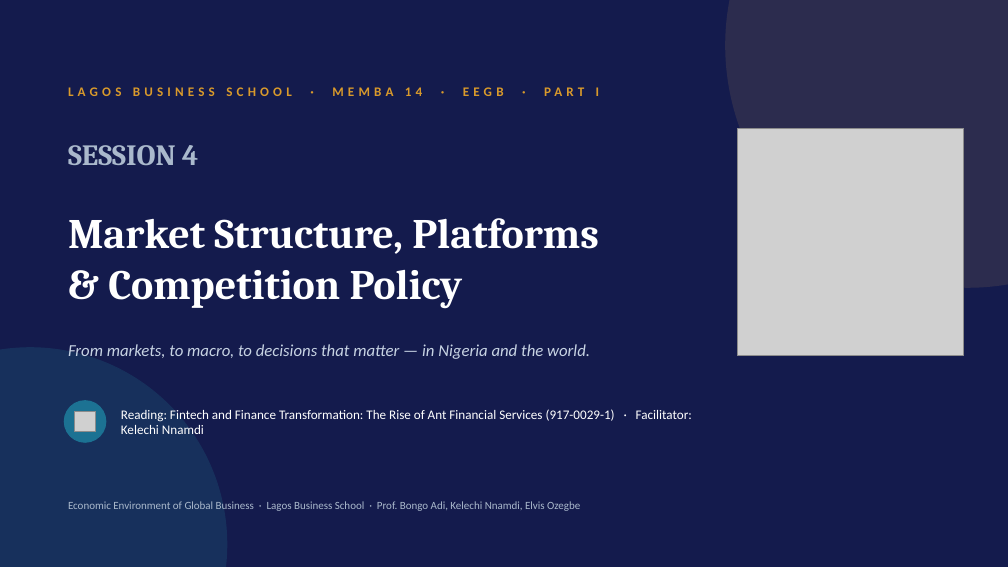
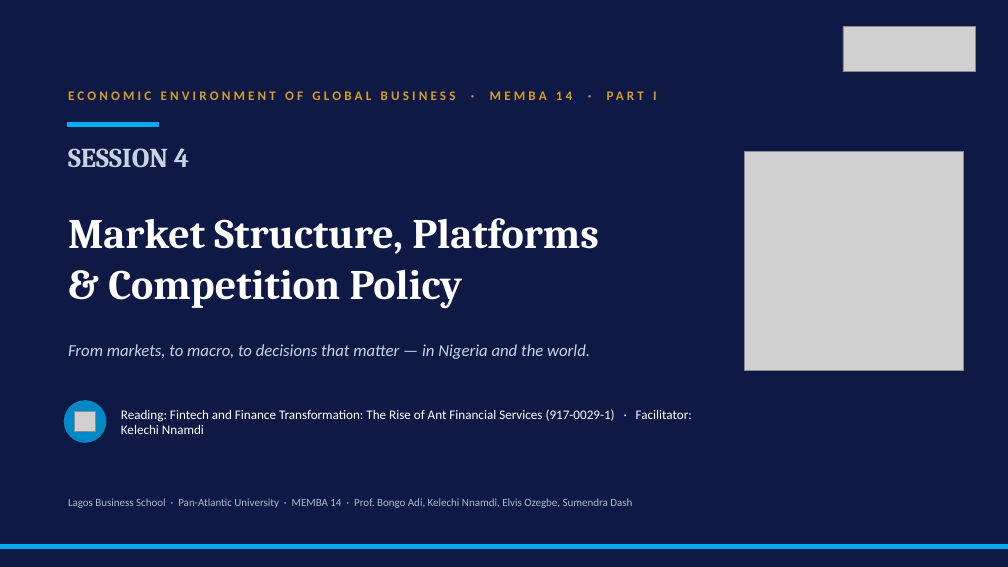
Before and after one commit to adibongo/eegb, a slide deck: slide 1 of sessions/s04/slides/EEGB_S04_Market_Structure_Platforms_Competition_Policy.pptx. Drawn at 1008x567 pixels with LibreOffice and Linux fonts; fonts in the diff are those of the drawing; grey boxes stand for pictures; background and template pictures are left out. Boxes give left, top, right and bottom in pixels: in the first picture for what was removed or moved away, otherwise in the second. Text is boxed around its words. In the diff, an @@ line names an element or a change of style, - is before the commit and + after.

```diff
--- a/sessions/s04/slides/EEGB_S04_Market_Structure_Platforms_Competition_Policy.pptx
+++ b/sessions/s04/slides/EEGB_S04_Market_Structure_Platforms_Competition_Policy.pptx
@@ background #141B4D to picture (left out) @@
@@ ellipse removed at (726,0,1008,287) @@
@@ picture added at (843,26,975,72) @@
@@ text at (68,91,656,100): text changed @@
-LAGOS BUSINESS SCHOOL · MEMBA 14 · EEGB · PART I
+ECONOMIC ENVIRONMENT OF GLOBAL BUSINESS · MEMBA 14 · PART I
@@ text "SESSION 4" at (68,148,189,168): size 28 to 26 pt, text colour #AAB9CC to #C7D3E3 @@
@@ rectangle added at (68,123,159,126), fill #00AEEF, outline #00AEEF 1 pt @@
@@ picture: place and size @@
-picture at (737,129,964,355)
+picture at (745,151,964,371)
@@ ellipse removed at (0,348,227,567) @@
@@ ellipse at (64,401,106,442): fill #1C7293 to #0088C7; outline #1C7293 1 pt to #0088C7 1 pt @@
@@ text at (68,498,632,508): text changed @@
-Economic Environment of Global Business · Lagos Business School · Prof. Bongo Adi, Kelechi Nnamdi, Elvis Ozegbe
+Lagos Business School · Pan-Atlantic University · MEMBA 14 · Prof. Bongo Adi, Kelechi Nnamdi, Elvis Ozegbe, Sumendra Dash
@@ rectangle added at (0,544,1008,549), fill #00AEEF, outline #00AEEF 1 pt @@
```
Also in this commit, not shown: 7 other slides changed, 34 slides added, 20 slides removed, 32 other files.
